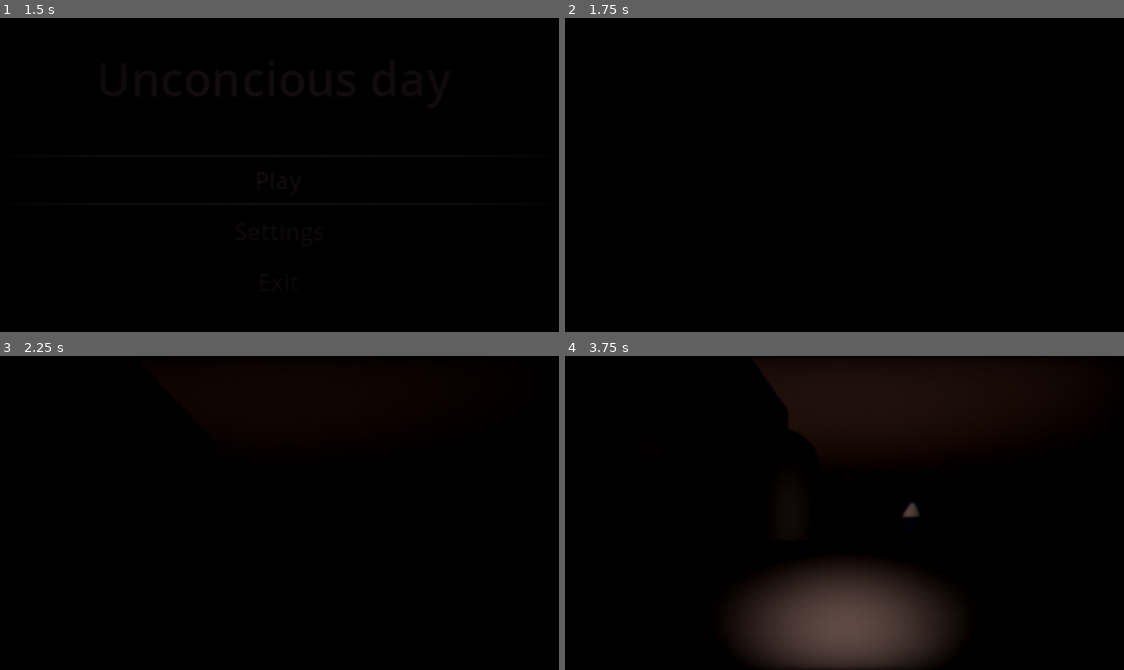
Above: before the commit, frames 1-4 (two rows, left to right).
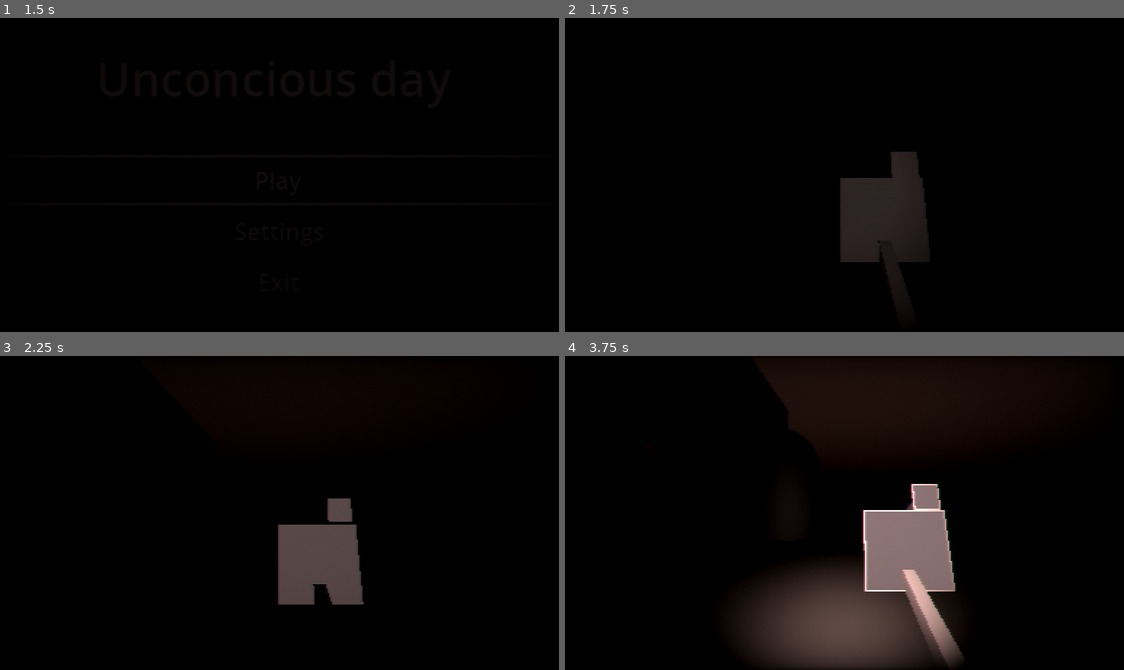
Above: after the commit, the same moments.

Repository: KamiNuke/SpookyJam
Game: Godot game, scene res://scenes/default.tscn
Same seed, same stepped clock (60 frames per second), same inputs: the game is played once before the commit and once after it. The engine's default icon, where the game draws it, is replaced by a stand-in: a white triangle on a blue panel in a dark square.
Inputs (mouse positions are in pixels of both pictures, inside the frame that each line leads up to):
- Up to frame 1 (1.5 s): click "Play" at 0.5 s; click "Play" at 1.25 s
- Up to frame 2 (1.75 s): no input
- Up to frame 3 (2.25 s): move the mouse to (307, 513) at 2.02 s; hold W (up) from 2.03 s (still down); hold F (flashlight) from 2.03 s (still down)
- Up to frame 4 (3.75 s): keep holding W (up); move the mouse to (816, 513) at 2.77 s; release F (flashlight) at 2.78 s; tap Shift (sprint) at 2.85 s; move the mouse to (861, 506) at 3.52 s; hold F (flashlight) from 3.53 s (still down)

Frame 1 is identical in both runs. In frame 2, 4.7% of the frame differs, in the area x 49-66%, y 42-88%; in frame 3, 3.9%; in frame 4, 5.6%, in the area x 53-72%, y 40-100%.

Commit message:
added cameras and monitors to player

Diff:
--- a/scenes/levels/test_level.tscn
+++ b/scenes/levels/test_level.tscn
@@ -36,7 +36,7 @@
 environment = SubResource("Environment_6iamk")
 
 [node name="Sun" type="DirectionalLight3D" parent="."]
-transform = Transform3D(-0.8415108, 0.5395, 0.028274003, 0, 0.052335978, -0.9986295, -0.54024035, -0.84035754, -0.044041283, 0, 3.9, 0)
+transform = Transform3D(0.82872623, -0.52221566, -0.20125476, 0.14612691, -0.14522414, 0.9785483, -0.5402403, -0.8403574, -0.044041283, 0, 3.9, 0)
 visible = false
 light_energy = 0.2
 shadow_enabled = true
--- a/scenes/utilities/player_controller.tscn
+++ b/scenes/utilities/player_controller.tscn
@@ -6,6 +6,15 @@
 
 [sub_resource type="ConvexPolygonShape3D" id="ConvexPolygonShape3D_ppkod"]
 points = PackedVector3Array(-0.12520654, -0.532801, -0.4805069, 0.022783129, 0.4760704, 0.49888408, 0.16971254, 0.55914 …(1084 unchanged characters)…
+
+[sub_resource type="BoxMesh" id="BoxMesh_ppkod"]
+size = Vector3(0.5, 0.5, 0.5)
+
+[sub_resource type="ViewportTexture" id="ViewportTexture_ppkod"]
+viewport_path = NodePath("head/equipment/cam1")
+
+[sub_resource type="ViewportTexture" id="ViewportTexture_jxyar"]
+viewport_path = NodePath("head/equipment/cam2")
 
 [node name="PlayerController" type="CharacterBody3D"]
 script = ExtResource("1_ppkod")
@@ -22,6 +31,7 @@
 
 [node name="Camera3D" type="Camera3D" parent="head"]
 transform = Transform3D(1, 0, 0, 0, 1, 0, 0, 0, 1, 0, 0, -0.099999994)
+current = true
 
 [node name="SpotLight3D" type="SpotLight3D" parent="head/Camera3D"]
 light_color = Color(0.9764706, 0.9411765, 0.87058824, 1)
@@ -33,3 +43,58 @@
 spot_angle_attenuation = 3.0
 
 [node name="InteractRaycast" type="RayCast3D" parent="head/Camera3D"]
+
+[node name="equipment" type="Node3D" parent="head"]
+
+[node name="move_cam1" type="RemoteTransform3D" parent="head/equipment"]
+transform = Transform3D(0.9674888, 0, -0.25291374, 0, 1, 0, 0.25291374, 0, 0.9674888, -0.204, 0.1, 0)
+remote_path = NodePath("../cam1/front_cam")
+
+[node name="move_cam2" type="RemoteTransform3D" parent="head/equipment"]
+transform = Transform3D(-1, 0, -8.742278e-08, 0, 1, 0, 8.742278e-08, 0, -1, 0, 0.1, 0.11212847)
+remote_path = NodePath("../cam2/back_cam")
+
+[node name="SpotLight3D2" type="SpotLight3D" parent="head/equipment/move_cam2"]
+transform = Transform3D(1, 0, 0, 0, 1, 0, 0, 0, 1, 2.0413324e-09, -0.030992232, -0.02335012)
+light_color = Color(0.9764706, 0.9411765, 0.87058824, 1)
+light_energy = 0.5
+light_indirect_energy = 0.5
+light_volumetric_fog_energy = 0.1
+spot_range = 100.0
+spot_attenuation = 2.0
+spot_angle_attenuation = 3.0
+
+[node name="stick" type="MeshInstance3D" parent="head/equipment"]
+transform = Transform3D(0.045000006, 0, 0, 0, 0.050743397, -0.2650656, 0, 0.018469086, 0.7282618, 0.1, -0.2, -0.2)
+mesh = SubResource("BoxMesh_ppkod")
+skeleton = NodePath("")
+
+[node name="monitor_big" type="MeshInstance3D" parent="head/equipment"]
+transform = Transform3D(0.33075002, 0, 0, 0, 0.30574378, 0.002059597, 0, -0.075952806, 0.008290795, 0.1, -0.08257344, -0.3872819)
+mesh = SubResource("BoxMesh_ppkod")
+skeleton = NodePath("")
+
+[node name="big_monitor_sprite" type="Sprite3D" parent="head/equipment/monitor_big"]
+transform = Transform3D(0.12557179, 0, 0, 0, 0.22032656, 0, 0, 0, 0.24262859, 0, -0.0017568469, 0.2607994)
+texture = SubResource("ViewportTexture_ppkod")
+
+[node name="monitor_small" type="MeshInstance3D" parent="head/equipment"]
+transform = Transform3D(0.111599915, 0, 0, 0, 0.10839913, 0.001729352, 0, -0.026928488, 0.0069614113, 0.14882557, 0.020496048, -0.41338903)
+mesh = SubResource("BoxMesh_ppkod")
+skeleton = NodePath("../cam2")
+
+[node name="small_monitor_sprite" type="Sprite3D" parent="head/equipment/monitor_small"]
+transform = Transform3D(0.11645944, 0, 0, 0, 0.21610583, 2.3283064e-10, 0, 5.9604645e-08, 0.24157998, 0, -0.0053147078, 0.3331604)
+texture = SubResource("ViewportTexture_jxyar")
+
+[node name="cam1" type="SubViewport" parent="head/equipment"]
+size = Vector2i(384, 216)
+
+[node name="front_cam" type="Camera3D" parent="head/equipment/cam1"]
+transform = Transform3D(0.9674888, 0, -0.25291374, 0, 1, 0, 0.25291374, 0, 0.9674888, -0.204, 0.1, 0)
+
+[node name="cam2" type="SubViewport" parent="head/equipment"]
+size = Vector2i(384, 216)
+
+[node name="back_cam" type="Camera3D" parent="head/equipment/cam2"]
+transform = Transform3D(-1, 0, -8.742278e-08, 0, 1, 0, 8.742278e-08, 0, -1, 0, 0.1, 0.11212847)
Not shown: 1 places in scenes/utilities/player_controller.tscn that only renumber resources
